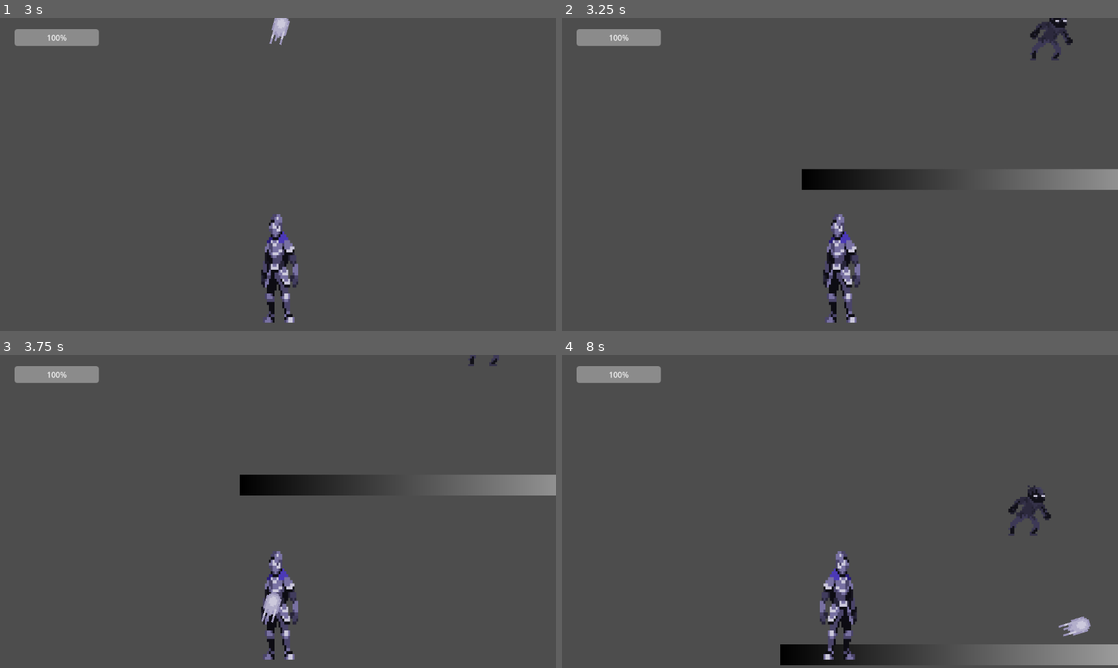
Above: before the commit, frames 1-4 (two rows, left to right).
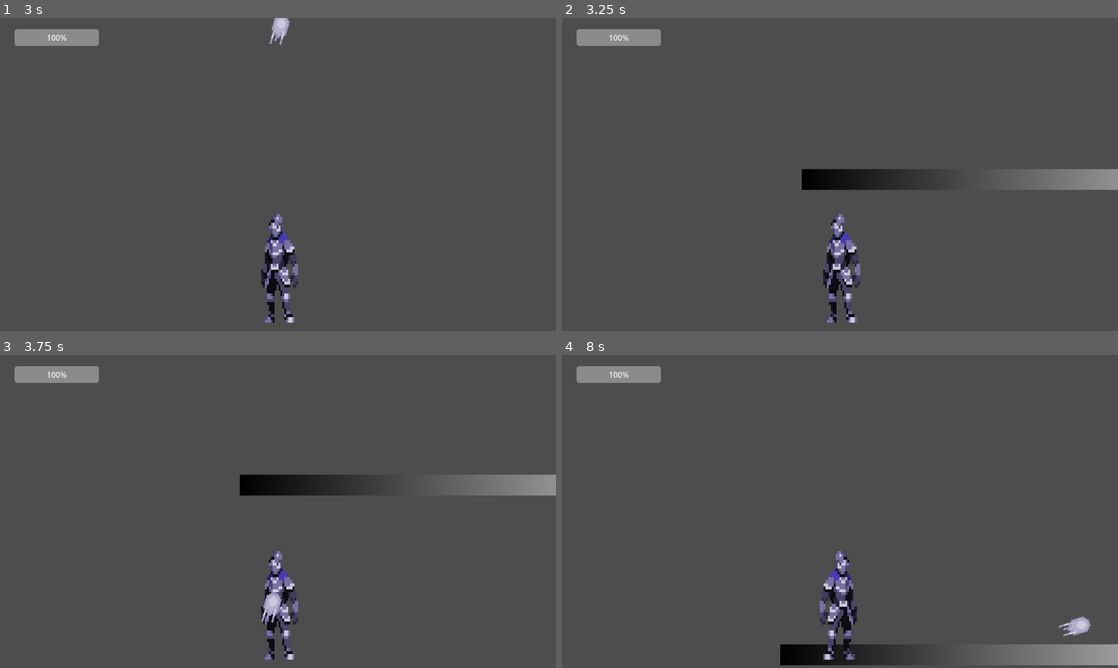
Above: after the commit, the same moments.

Repository: hugoc7/AbyssGameJam
Game: Godot game, scene res://levels/level1.tscn
The game is run twice, just before and just after one commit, with the same random seed, the same clock (stepped at 60 frames per second) and the same inputs.
Inputs (mouse positions are in pixels of both pictures, inside the frame that each line leads up to):
- Up to frame 1 (3 s): move the mouse to (250, 237) at 0.52 s; hold Right mouse button (attack_range) 0.53-1.28 s; hold D (move_right) 0.53-2.03 s; tap W (jump) at 0.77, 1.52 s; move the mouse to (444, 221) at 1.27 s; click (444, 221) at 1.35 s; move the mouse to (111, 127) at 2.02 s; hold A (move_left) from 2.03 s (still down); tap Space (switch_level_color) at 2.1 s; move the mouse to (305, 174) at 2.77 s; right-click (305, 174) at 2.85 s
- Up to frame 2 (3.25 s): keep holding A (move_left); tap W (jump) at 3.02 s
- Up to frame 3 (3.75 s): keep holding A (move_left); move the mouse to (194, 433) at 3.52 s; press the mouse at (194, 433) at 3.53 s
- Up to frame 4 (8 s): tap W (jump) at 3.77, 4.52, 6.02, 6.77, 7.52 s; move the mouse to (962, 495) at 4.27 s; release A (move_left) at 4.28 s; release the mouse at (962, 495) at 4.28 s; hold D (move_right) from 4.28 s (still down); tap Space (switch_level_color) at 4.35, 6.6 s; tap Enter at 5 s; move the mouse to (728, 527) at 5.02 s; hold Right mouse button (attack_range) 5.03-5.78 s; move the mouse to (895, 442) at 5.77 s; click (895, 442) at 5.85 s; move the mouse to (812, 574) at 6.52 s; move the mouse to (1006, 558) at 7.27 s; right-click (1006, 558) at 7.35 s

Frame 1 is identical in both runs. In frame 2, 0.4% of the frame differs, in the area x 84-92%, y 0-14%; in frame 3, less than 0.1%; in frame 4, 0.4%, in the area x 80-88%, y 41-58%.
Error before the commit: Cannot call method 'get_children' on a null value. (res://game_manager/game_manager.gd:18)

Commit message:
fix color change for levels without parallax

Diff:
--- a/game_manager/game_manager.gd
+++ b/game_manager/game_manager.gd
@@ -15,9 +15,10 @@
 	else:
 		level_color_state = Enums.LightColor.WHITE
 
-	for layer: ParallaxLayer in $ParallaxBackground.get_children():
-		for sprite:Sprite2D in layer.get_children():
-			sprite.update_color(level_color_state)
+	if get_node_or_null("ParallaxBackground"):
+		for layer: ParallaxLayer in $ParallaxBackground.get_children():
+			for sprite:Sprite2D in layer.get_children():
+				sprite.update_color(level_color_state)
 
 	#$ParallaxBackground/ParallaxLayer/Background.update_color(level_color_state)
 	emit_signal("level_color_state_changed", level_color_state)
